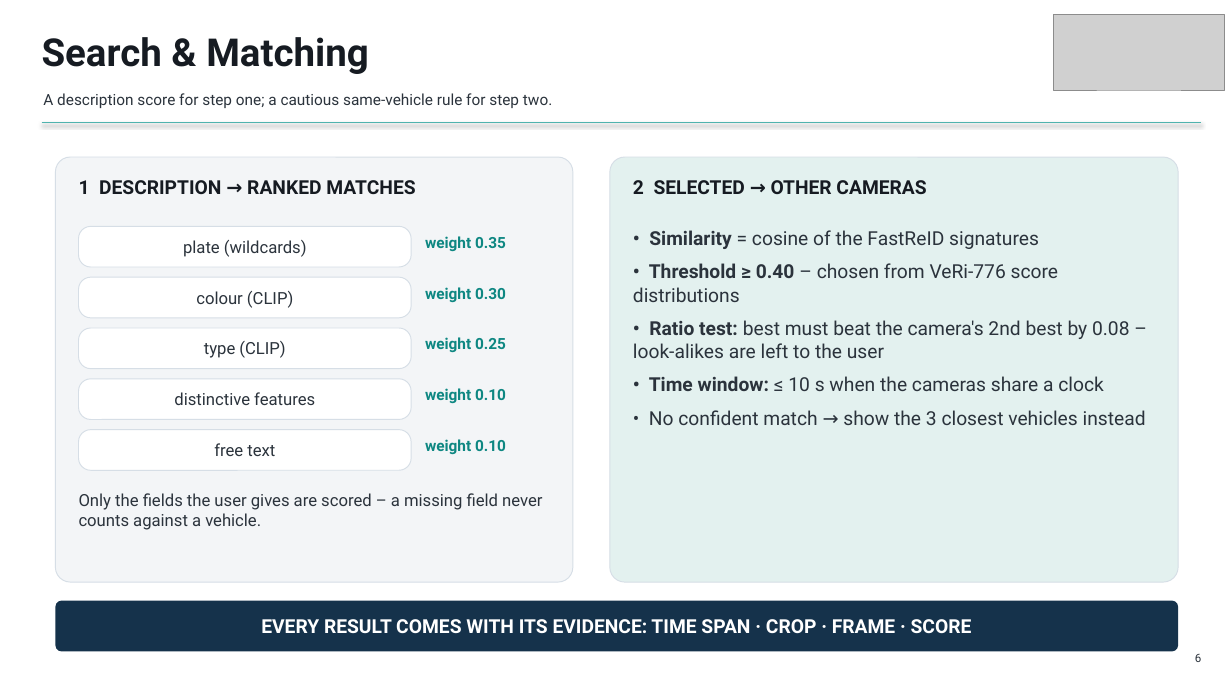
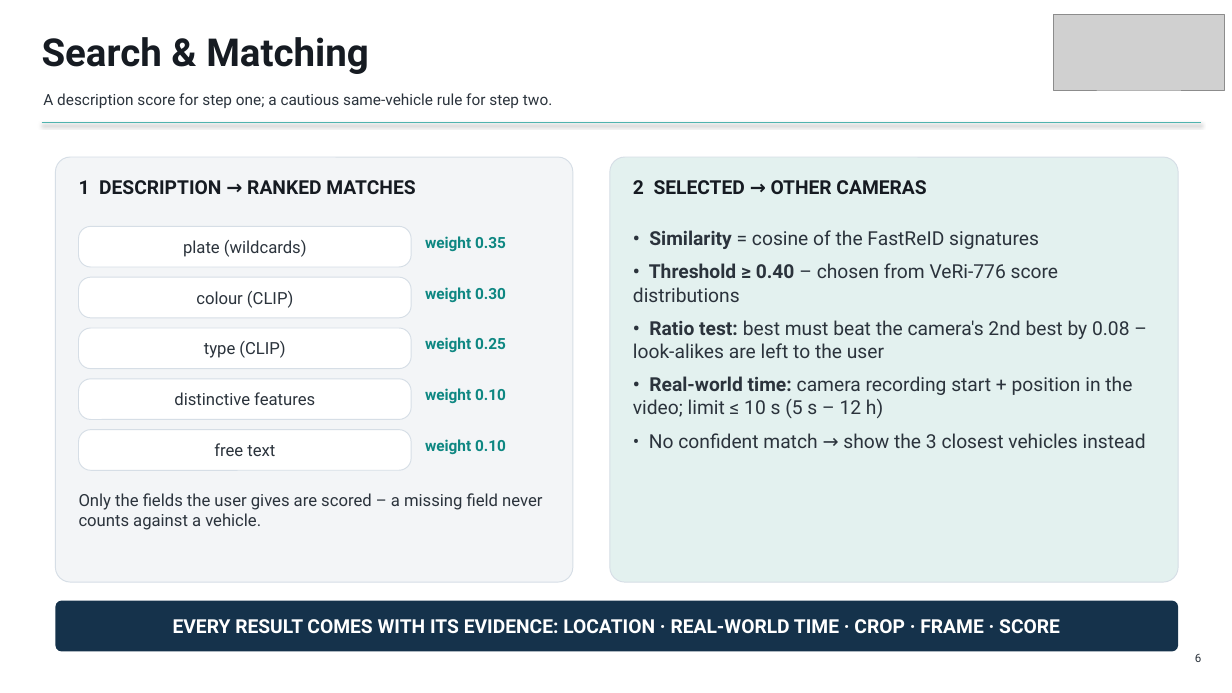
Before and after one commit to GurneetKB/V-Trace, a slide deck: slide 6 of deliverables/V-Trace_Final_Presentation.pptx. Drawn at 1232x693 pixels with LibreOffice and Linux fonts; fonts in the diff are those of the drawing; grey boxes stand for pictures. Boxes give left, top, right and bottom in pixels: in the first picture for what was removed or moved away, otherwise in the second. Text is boxed around its words. In the diff, an @@ line names an element or a change of style, - is before the commit and + after.

```diff
--- a/deliverables/V-Trace_Final_Presentation.pptx
+++ b/deliverables/V-Trace_Final_Presentation.pptx
@@ text at bbox=[633, 376, 1132, 418]: text changed @@
-• Time window: ≤ 10 s when the cameras share a clock
+• Real-world time: camera recording start + position in the video; limit ≤ 10 s (5 s – 12 h)
@@ text in rounded rectangle at bbox=[173, 619, 1060, 633]: text changed @@
-EVERY RESULT COMES WITH ITS EVIDENCE: TIME SPAN · CROP · FRAME · SCORE
+EVERY RESULT COMES WITH ITS EVIDENCE: LOCATION · REAL-WORLD TIME · CROP · FRAME · SCORE
```
Also in this commit, not shown: 7 other slides changed, 27 other files.
